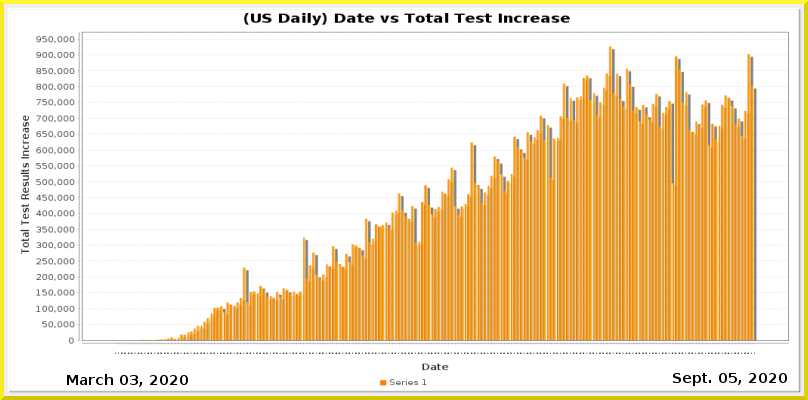
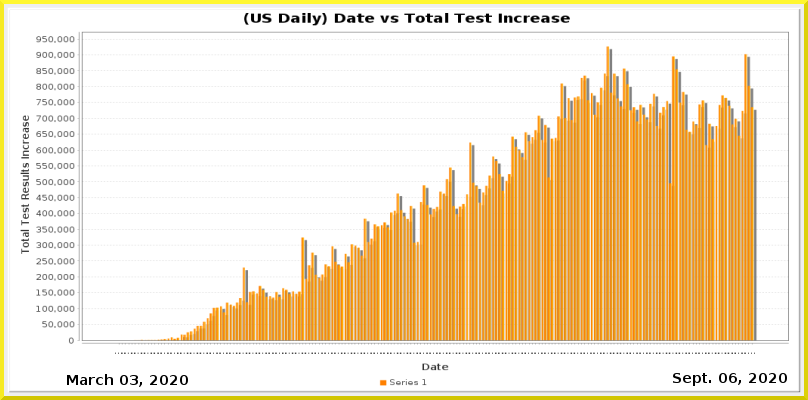
Revision of a layered 808 x 400 image; what changed, layer by layer:
painted on "Current Date" over (729, 373, 737, 383)
painted on "Date_vs_TestIncrease.png" over (128, 46, 757, 354)
